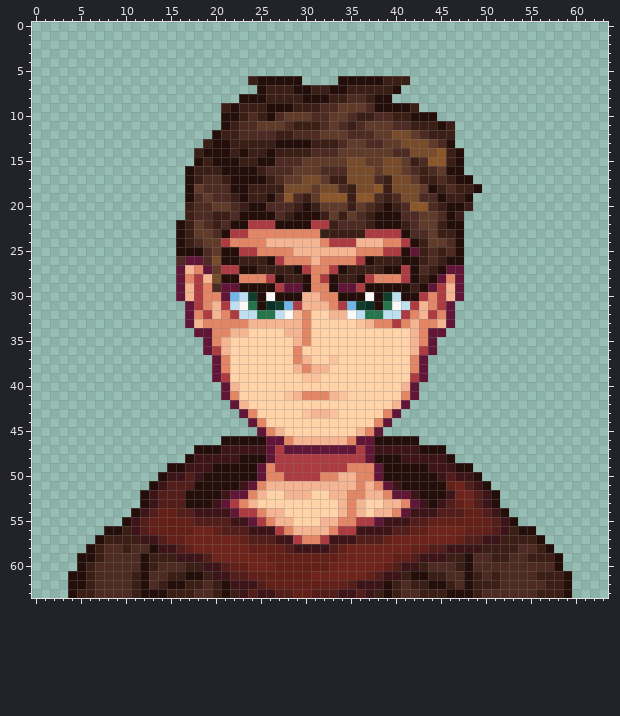
Two states of a pixel-art file, src/concept/sprite/amadixportrait.aseprite. The first picture shows the starting point.
64x64 pixels, 1 frame. Colours within 5 levels of each other are drawn and written as one.
Once edited:
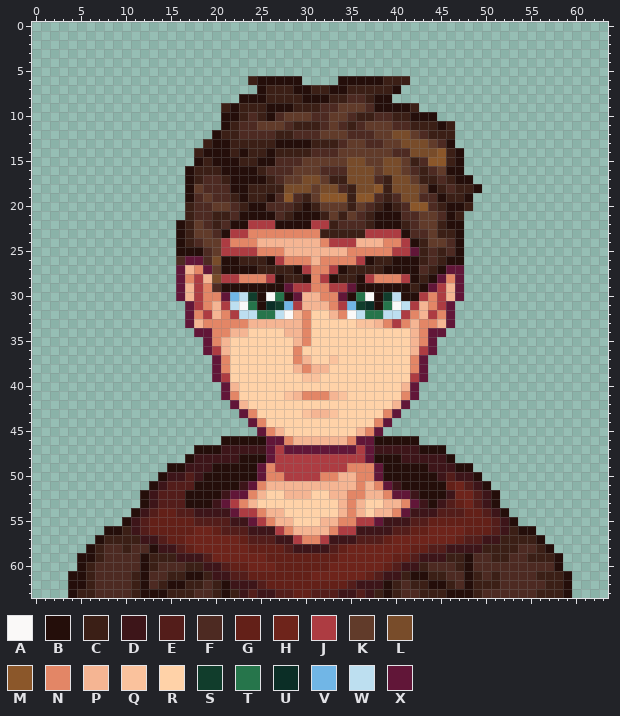
Palette (. is transparent): A #faf9f8  B #240e0a  C #3b1f16  D #3d1519  E #531d1a  F #4d2a22  G #632018  H #6e241b  J #ad3c42  K #613b2a  L #784c2a  M #8b572a  N #e38666  P #f5b593  Q #fac29d  R #ffd2a8  S #113d2c  T #26754b  U #0b2e26  V #71b6e6  W #bddff0  X #611638
Diff:
layer "angry" now hidden
Changed rows in their new state; - is an unchanged pixel.
first column x 21:
24 ----P----------------
25 JJ-----P------N---N-J
26 -------------------B-
27 BB------------------B
28 JJ-------------------
29 BB----B-JJ--JJ-B-----
30 ------T-X----X-T-----
32 -------------N-------
33 ----------------QP---
Boxes around the changes in both pictures, in picture pixels (x1, y1, x2, y2):
changed: (221, 238, 410, 328)
